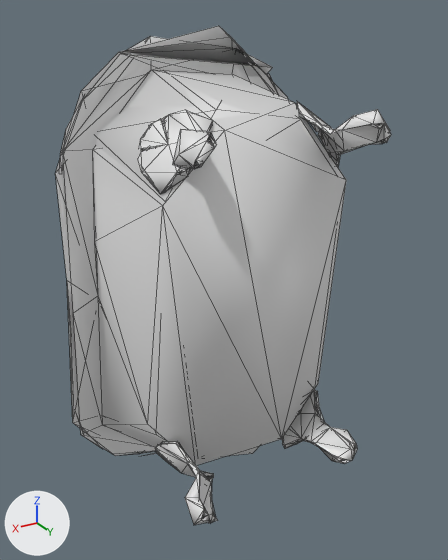
The OBJ model datasets/ModelNet9/bathtub/train/bathtub_0005.obj: old version first, new version second.
One viewpoint serves both versions: a 50 mm lens placed at (0.546, 0.936, 0.522), pointed at (-0.022, -0.012, 0.048). Lighting does not change. The marker at lower left points along +X, +Y and +Z. Mesh edges are drawn as thin lines. Where no turn or scale is listed for an object, it has been applied to the vertices. Vertices at the same position are counted once.

Script lines for the objects in view, before the commit:
```python
me_bathtub_0005 = bpy.data.meshes.new('bathtub_0005')
me_bathtub_0005.from_pydata(...)  # 456 vertices, 498 faces, 83 loose edges; spans x -0.258..0.257, y -0.242..0.244, z -0.499..0.501
ob_bathtub_0005 = bpy.data.objects.new('bathtub_0005', me_bathtub_0005)
ob_bathtub_0005.location = (0.0, 0.0, 0.0)
```
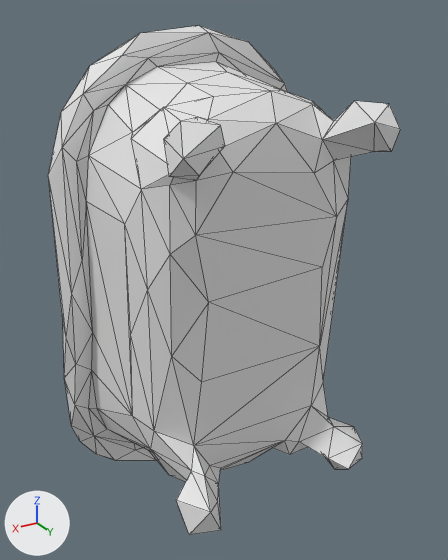
Boxes [x1, y1, x2, y2] around the edits, measured in the pictures (448 x 560 px):
```json
{"object": "bathtub_0005", "change": "reshaped", "before": [55, 26, 391, 525], "after": [48, 26, 400, 535]}
{"part": 1, "of": "me_bathtub_0005", "change": "rebuilt", "before": [63, 36, 346, 465], "after": [48, 26, 400, 535], "on screen": "24% wider, 19% taller"}
{"part": 2, "of": "me_bathtub_0005", "change": "deleted", "before": [55, 26, 391, 525]}
```

Scene script edits in JSON lines:
```json
{"block": "me_bathtub_0005", "where": "# used by ob_bathtub_0005; location = (0.0, 0.0, 0.0)"}
{"op": "remove", "block": "me_bathtub_0005", "code": "me_bathtub_0005.from_pydata(...)  # 456 vertices, 498 faces, 83 loose edges; spans x -0.258..0.257, y -0.242..0.244, z -0.499..0.501"}
{"op": "add", "block": "me_bathtub_0005", "code": "me_bathtub_0005.from_pydata(...)  # 252 vertices, 500 faces; spans x -0.268..0.268, y -0.256..0.253, z -0.499..0.501"}
{"block": "me_bathtub_0005", "change": "me_bathtub_0005 part 1: the loose piece of 45 vertices spanning x -0.251..0.25, y -0.229..0.155, z -0.494..0.485 is rebuilt with 252 vertices and now spans x -0.268..0.268, y -0.256..0.253, z -0.499..0.501"}
{"block": "me_bathtub_0005", "change": "me_bathtub_0005 part 2: 6 loose pieces with 391 vertices, spanning x -0.258..0.257, y -0.242..0.244, z -0.499..0.501, are deleted"}
{"block": "me_bathtub_0005", "change": "me_bathtub_0005 part 3: the surface is now shaded flat"}
```
